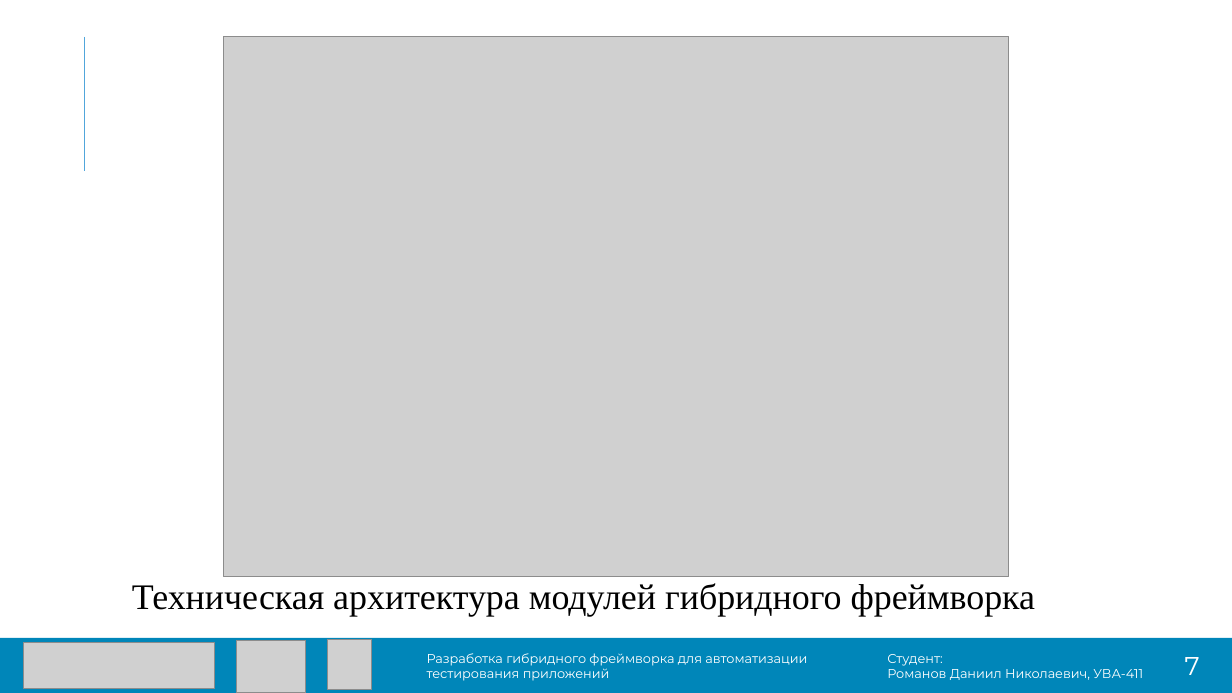
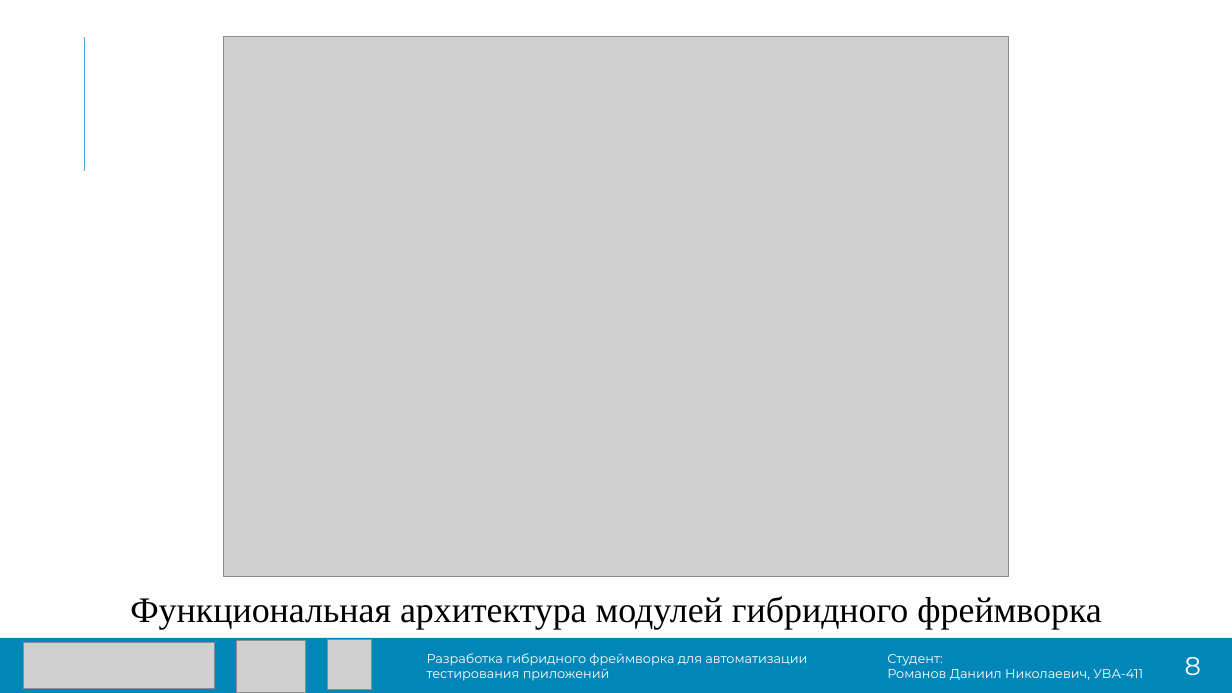
Before and after one commit to DanielRomanoff/practice, a slide deck: slide 8 of презентация.pptx. Drawn at 1232x693 pixels with LibreOffice and Linux fonts; fonts in the diff are those of the drawing; grey boxes stand for pictures. Boxes give left, top, right and bottom in pixels: in the first picture for what was removed or moved away, otherwise in the second. Text is boxed around its words. In the diff, an @@ line names an element or a change of style, - is before the commit and + after.

```diff
--- a/презентация.pptx
+++ b/презентация.pptx
@@ text at (130, 596, 1101, 629): text changed @@
-Техническая архитектура модулей гибридного фреймворка
+Функциональная архитектура модулей гибридного фреймворка
@@ text at (1185, 657, 1201, 675): text changed @@
-7
+8
```
Also in this commit, not shown: 10 other slides changed, 1 slide added, 1 other file.
